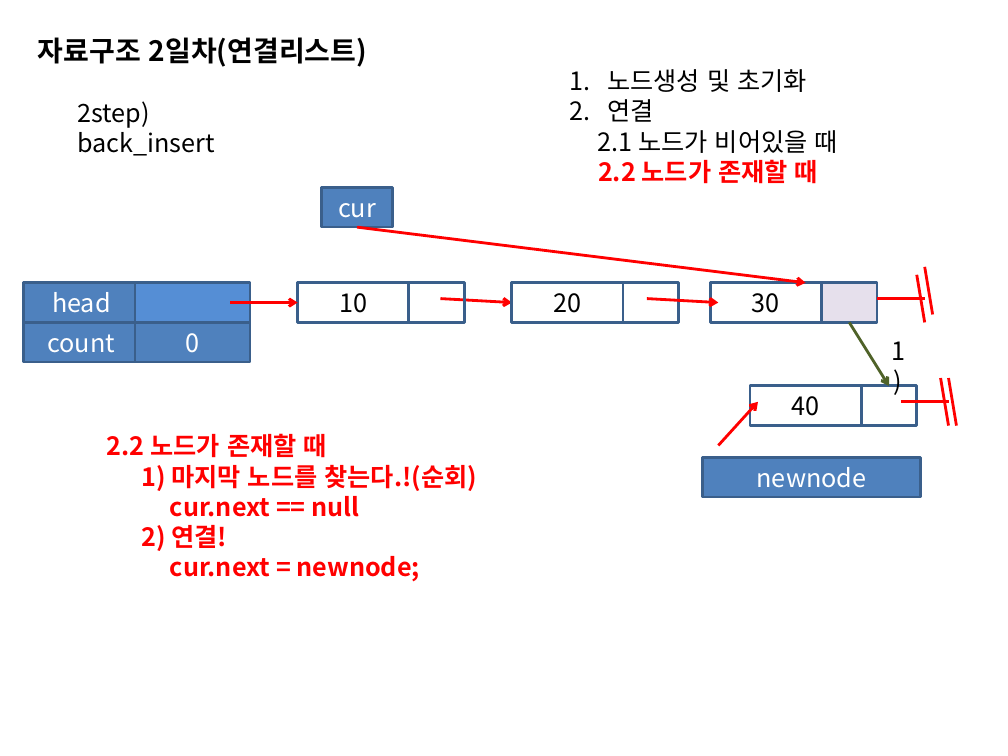
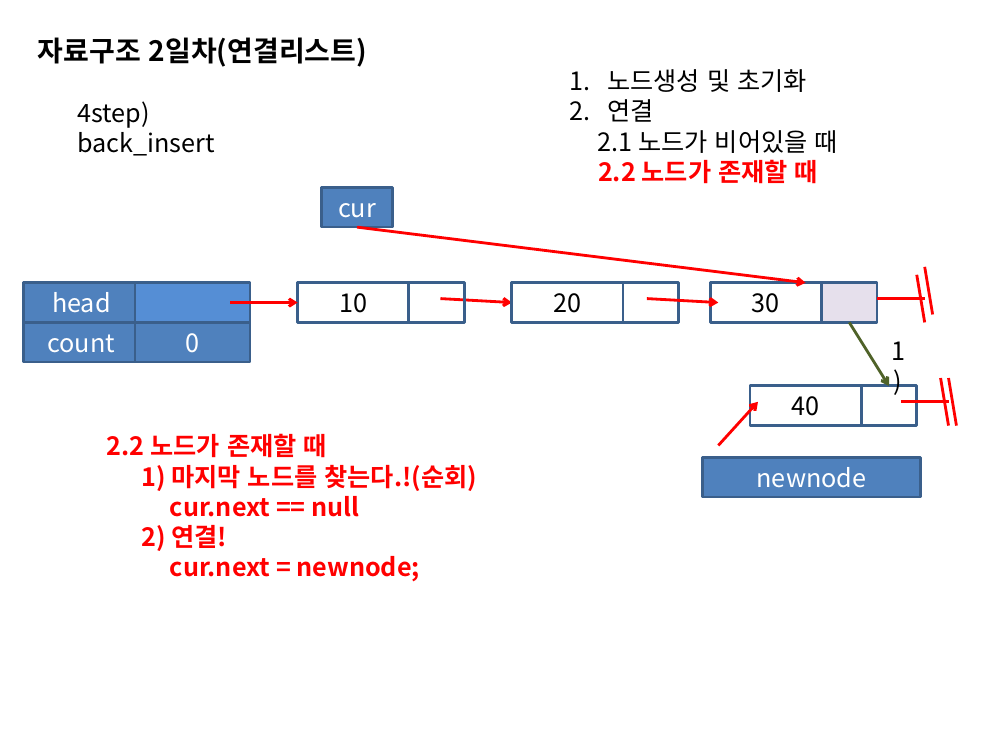
Before and after one commit to sing2song/TILDS, a slide deck: slide 28 of Java자료구조2.pptx. Drawn at 1008x756 pixels with LibreOffice and Linux fonts; fonts in the diff are those of the drawing. Boxes give left, top, right and bottom in pixels: in the first picture for what was removed or moved away, otherwise in the second. Text is boxed around its words. In the diff, an @@ line names an element or a change of style, - is before the commit and + after.

```diff
--- a/Java자료구조2.pptx
+++ b/Java자료구조2.pptx
@@ text at (x1=77, y1=101, x2=214, y2=156): text changed @@
-2step) back_insert
+4step) back_insert
```
Also in this commit, not shown: 5 slides added, 30 other files.
